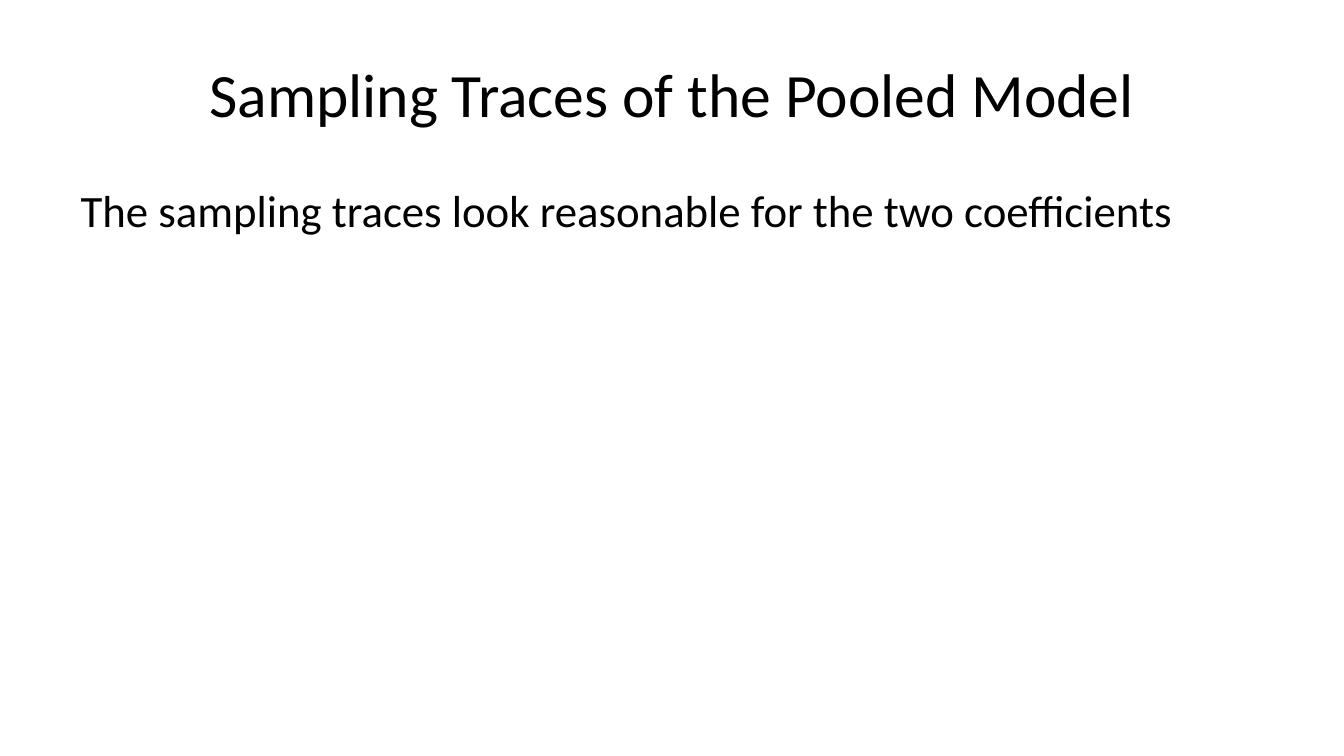
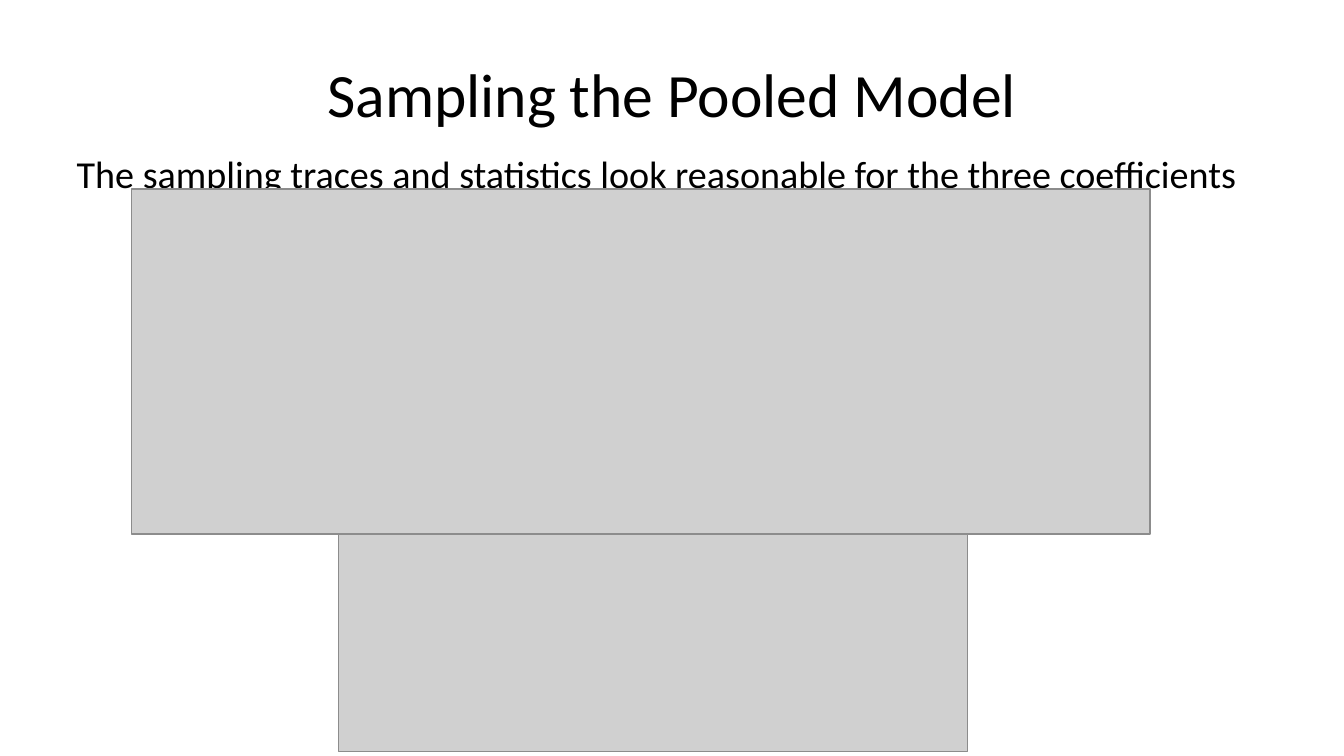
Before and after one commit to StephenElston/CSCI-E-83, a slide deck: slide 18 of LectureSlides/14_HierarchicalBayesModels.pptx. Drawn at 1344x756 pixels with LibreOffice and Linux fonts; fonts in the diff are those of the drawing; grey boxes stand for pictures. Boxes give left, top, right and bottom in pixels: in the first picture for what was removed or moved away, otherwise in the second. Text is boxed around its words. In the diff, an @@ line names an element or a change of style, - is before the commit and + after.

Commit message:
Added slides to decks

```diff
--- a/LectureSlides/14_HierarchicalBayesModels.pptx
+++ b/LectureSlides/14_HierarchicalBayesModels.pptx
@@ title at [327,74,1016,128]: text changed @@
-Sampling Traces of the Pooled Model
+Sampling the Pooled Model
@@ text at [77,161,1236,198]: text changed; size 24 to 20.4 pt @@
-The sampling traces look reasonable for the two coefficients
+The sampling traces and statistics look reasonable for the three coefficients
@@ picture added at [132,190,1150,535] @@
@@ picture added at [339,534,968,751] @@
```
Also in this commit, not shown: 3 other slides changed, 6 slides added.
